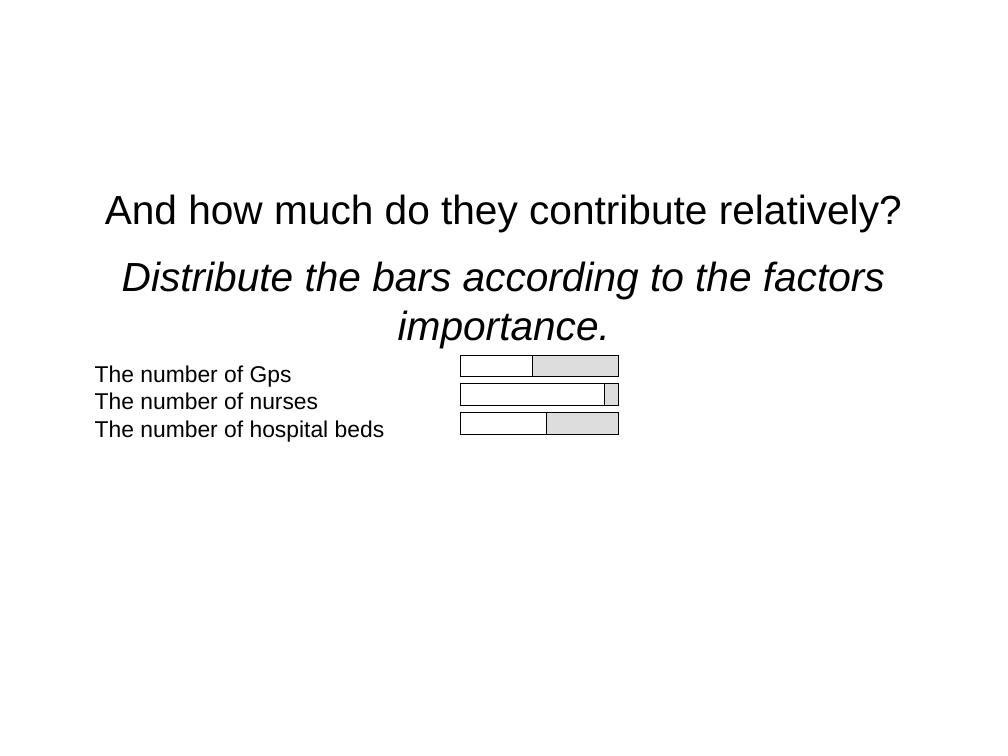
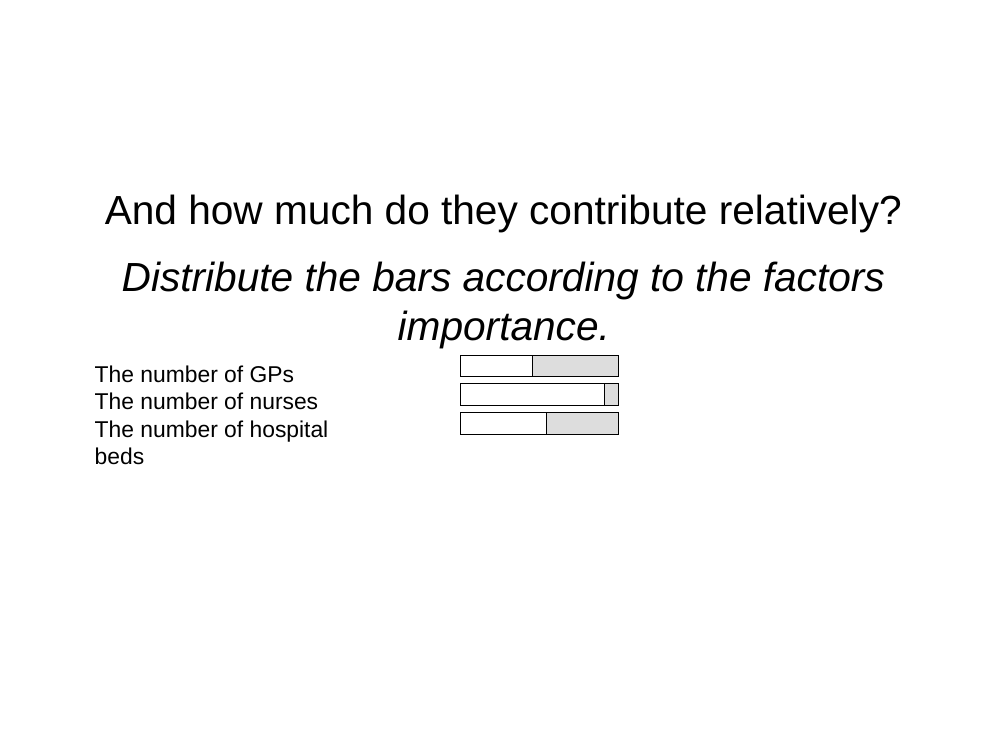
Before and after one commit to PabloLeon/model-driven-journalism, a slide deck: slide 17 of documents/storyboard.pptx (slide 12 before the commit). Drawn at 1008x756 pixels with LibreOffice and Linux fonts; fonts in the diff are those of the drawing. Boxes give left, top, right and bottom in pixels: in the first picture for what was removed or moved away, otherwise in the second. Text is boxed around its words. In the diff, an @@ line names an element or a change of style, - is before the commit and + after.

```diff
--- a/documents/storyboard.pptx
+++ b/documents/storyboard.pptx
@@ text at [95, 365, 294, 383]: text changed @@
-The number of Gps
+The number of GPs
```
Also in this commit, not shown: 7 other slides changed, 9 slides added, 1 slide removed, 1 other file.
